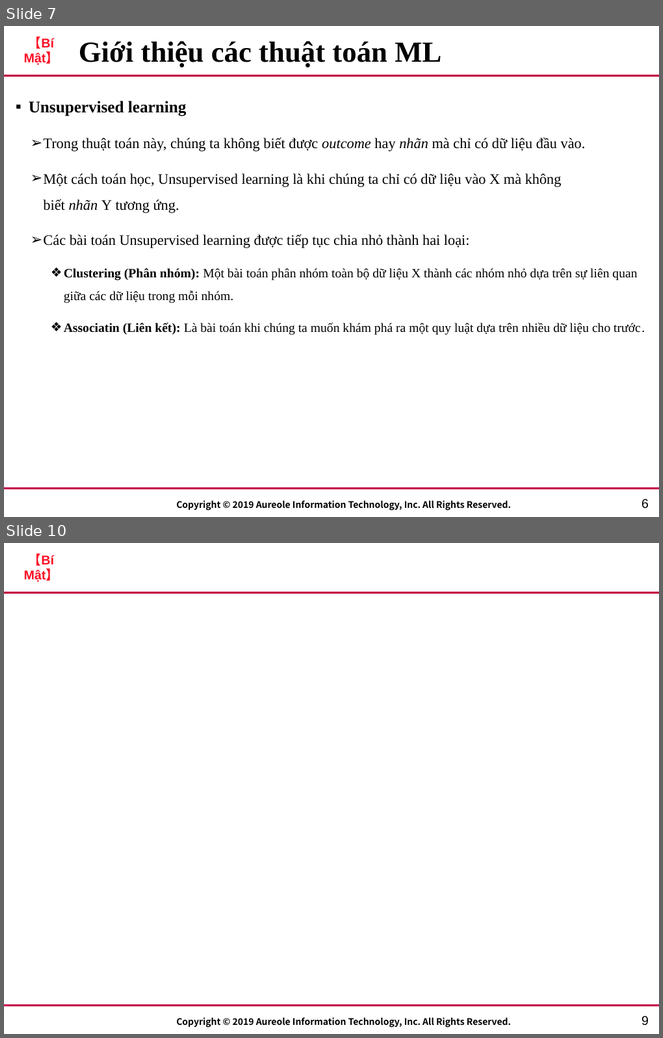
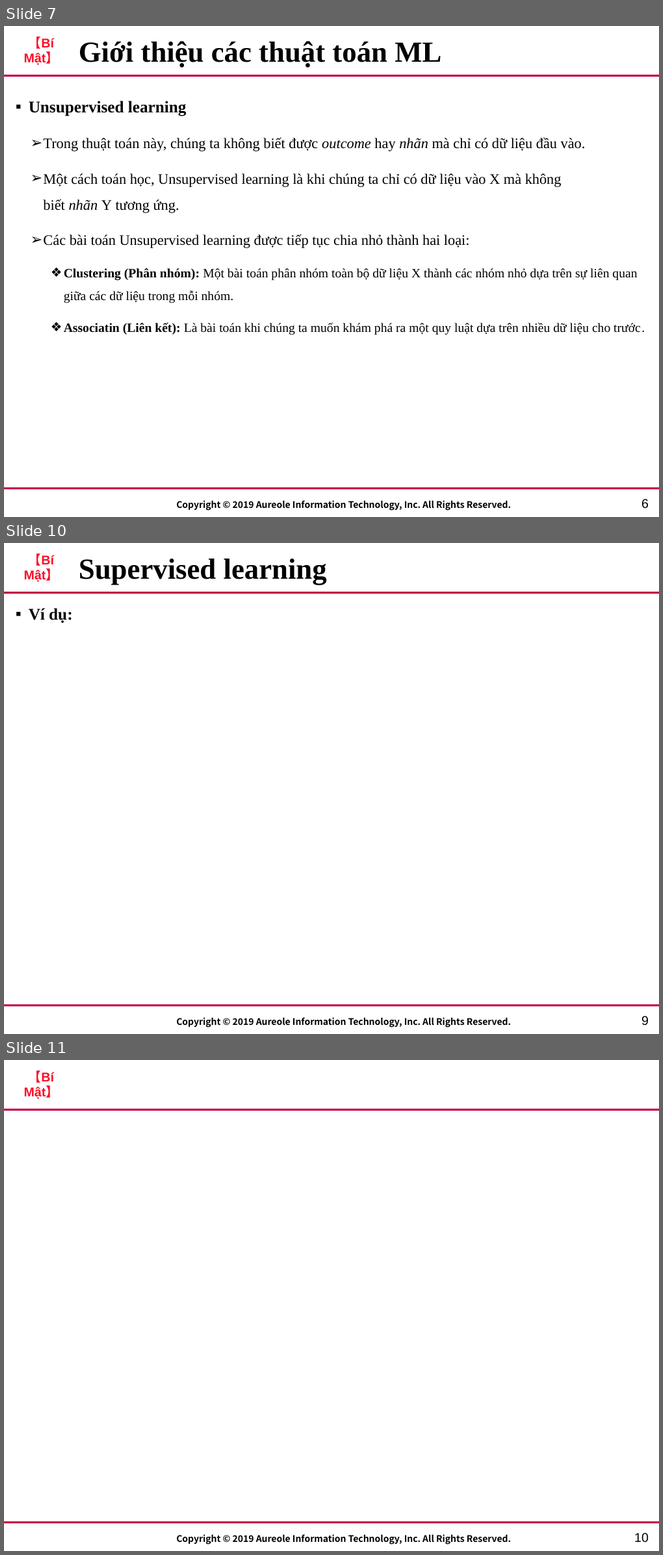
Before and after one commit to lucas2298/chat, a slide deck: AIT_Template.pptx. Shown one above the other, each under a label of ours: slides 7 and 10 before the commit, slides 7, 10 and 11 after it; the slides between them are not shown. The pictures are 663x1038 and 663x1555 pixels, drawn with LibreOffice and Linux fonts; fonts in the diff are those of the drawing; background and template pictures are left out. Boxes give left, top, right and bottom in pixels: in the first picture for what was removed or moved away, otherwise in the second. Text is boxed around its words. In the diff, an @@ line names an element or a change of style, - is before the commit and + after.

```diff
--- a/AIT_Template.pptx
+++ b/AIT_Template.pptx
@@ slide 10 added at bbox=[4, 543, 659, 1034], background #FFFFFF; not listed: 4 template elements that a slide beside it also shows @@
@@ title added at bbox=[79, 559, 327, 585], 32 pt, text #000000, bold @@
+Supervised learning
@@ text added at bbox=[29, 608, 72, 623], 18 pt, text #000000, bold @@
+▪ Ví dụ:
@@ page number added at bbox=[642, 1016, 649, 1026], 14 pt, text #000000 @@
+9
@@ what was slide 10 is now slide 11 @@
@@ page number at bbox=[634, 1533, 649, 1543]: text changed @@
-9
+10
```
Also in this commit, not shown: 1 slide changed, 1 other slide added, 1 slide removed.
